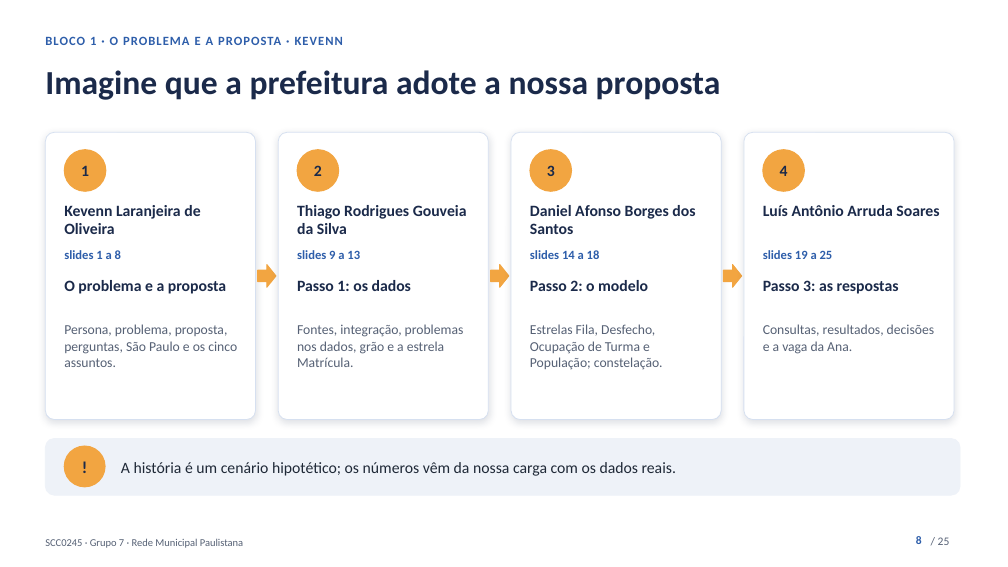
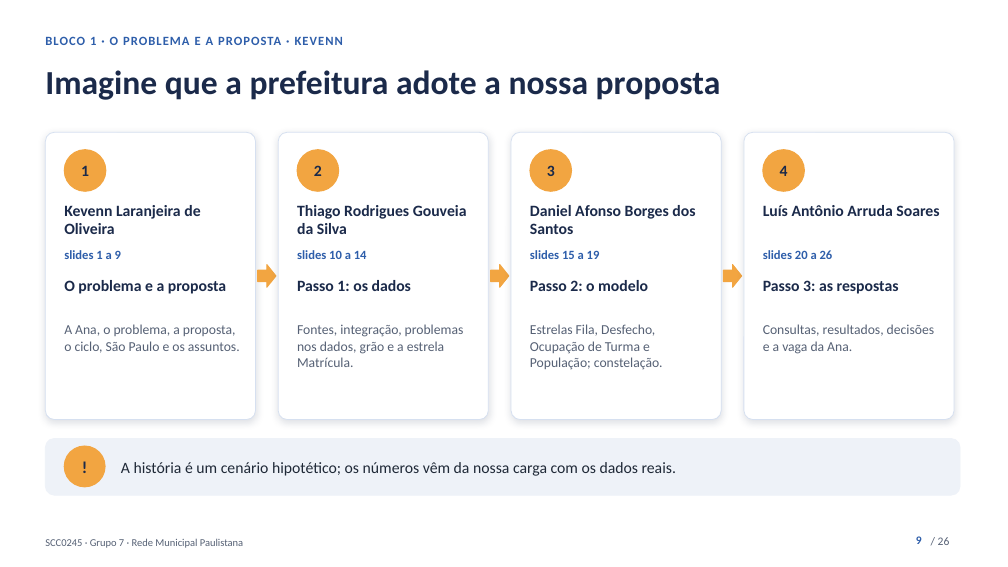
Before and after one commit to kevennlaranjeira/OLAP2026, a slide deck: slide 9 of docs/apresentacao/apresentacao-projeto1.pptx (slide 8 before the commit). Drawn at 1008x567 pixels with LibreOffice and Linux fonts; fonts in the diff are those of the drawing. Boxes give left, top, right and bottom in pixels: in the first picture for what was removed or moved away, otherwise in the second. Text is boxed around its words. In the diff, an @@ line names an element or a change of style, - is before the commit and + after.

```diff
--- a/docs/apresentacao/apresentacao-projeto1.pptx
+++ b/docs/apresentacao/apresentacao-projeto1.pptx
@@ text at box(297, 250, 367, 259): text changed @@
-slides 9 a 13
+slides 10 a 14
@@ text at box(530, 250, 600, 259): text changed @@
-slides 14 a 18
+slides 15 a 19
@@ text at box(763, 250, 833, 259): text changed @@
-slides 19 a 25
+slides 20 a 26
@@ text at box(64, 324, 240, 353): text changed @@
-Persona, problema, proposta, perguntas, São Paulo e os cinco assuntos.
+A Ana, o problema, a proposta, o ciclo, São Paulo e os assuntos.
@@ text at box(938, 537, 950, 545): text changed @@
-/ 25
+/ 26
```
Also in this commit, not shown: 22 other slides changed, 2 slides added, 1 slide removed, 8 other files.
